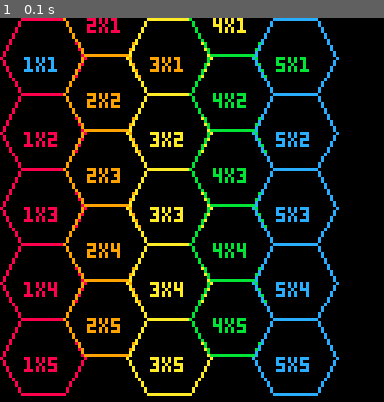
Above: before the commit, frame 1.
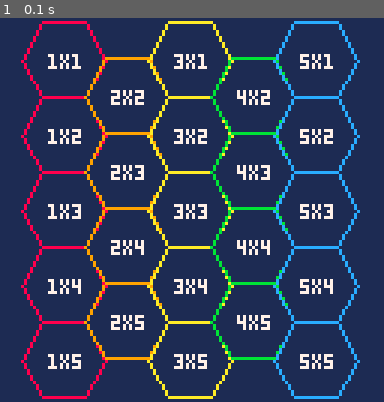
Above: after the commit, the same moment.

Repository: broquaint/pico8-carts
Game: PICO-8 cartridge eggjam202202.p8
The game is run twice, just before and just after one commit, with the same random seed, the same clock (stepped at 60 frames per second) and the same inputs.
Inputs:
- Up to frame 1 (0.1 s): no input

The runs differ from the first frame. In frame 1, 99% of the frame differs, in the area x 0-100%, y 0-100%.

Commit message:
Visual grid tweaks
Makes figuring out paths easier mentally.

Diff:
--- a/eggjam202202.p8
+++ b/eggjam202202.p8
@@ -20,7 +20,7 @@
 
 function _setup_hexagon(col, row, x1, y1)
    local angle = C_hex_angle
-   local hexagon = { column = col, row = row, lines = {} }
+   local hexagon = { column = col, row = row, id = col .. "x" .. row, lines = {} }
    for _ = 1,6 do
       local x2, y2 = x1 + (g_hex_length * cos(angle * C_trig_step)), y1 + (g_hex_length * sin(angle * C_trig_step))
       add(hexagon.lines, { x1 = x1, y1 = y1, x2 = x2, y2 = y2, column = col, row = row })
@@ -33,8 +33,13 @@
 function _setup_grid()
    for col = 1, 5 do
       for row = 1, 5 do
-         local x1, y1 = (col-1) * 21, (row-1) * 25 + (col % 2 * 13)
-         add(g_hex_grid, _setup_hexagon(col, row, x1, y1))
+         if not((col == 2 or col == 4) and row == 1) then
+            local x1, y1 = 7 + ((col-1) * 21), 1 + ((row-1) * 25 + (col % 2 * 13))
+            add(g_hex_grid, _setup_hexagon(col, row, x1, y1))
+            debug("added ", col, "x", row)
+         else
+            debug("skipped ", col, "x", row)
+         end
       end
    end
 end
@@ -47,9 +52,9 @@
 end
 
 function _draw()
-   cls()
+   cls(navy)
    for hexagon in all(g_hex_grid) do
-      print(hexagon.column .. "x" .. hexagon.row, hexagon.lines[1].x1 + 8, hexagon.lines[1].y1)
+      print(hexagon.id, hexagon.lines[1].x1 + 9, hexagon.lines[1].y1 - 2, white)
       for hl in all(hexagon.lines) do
          line(hl.x1, hl.y1, hl.x2, hl.y2, white + hexagon.column)
       end
